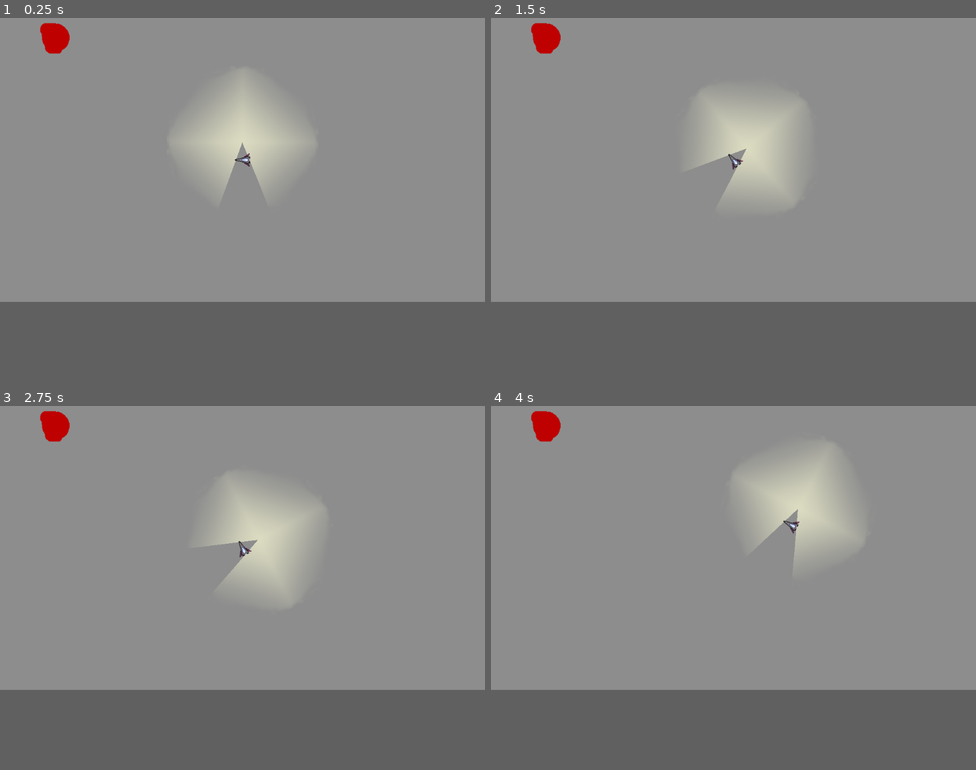
Above: before the commit, frames 1-4 (two rows, left to right).
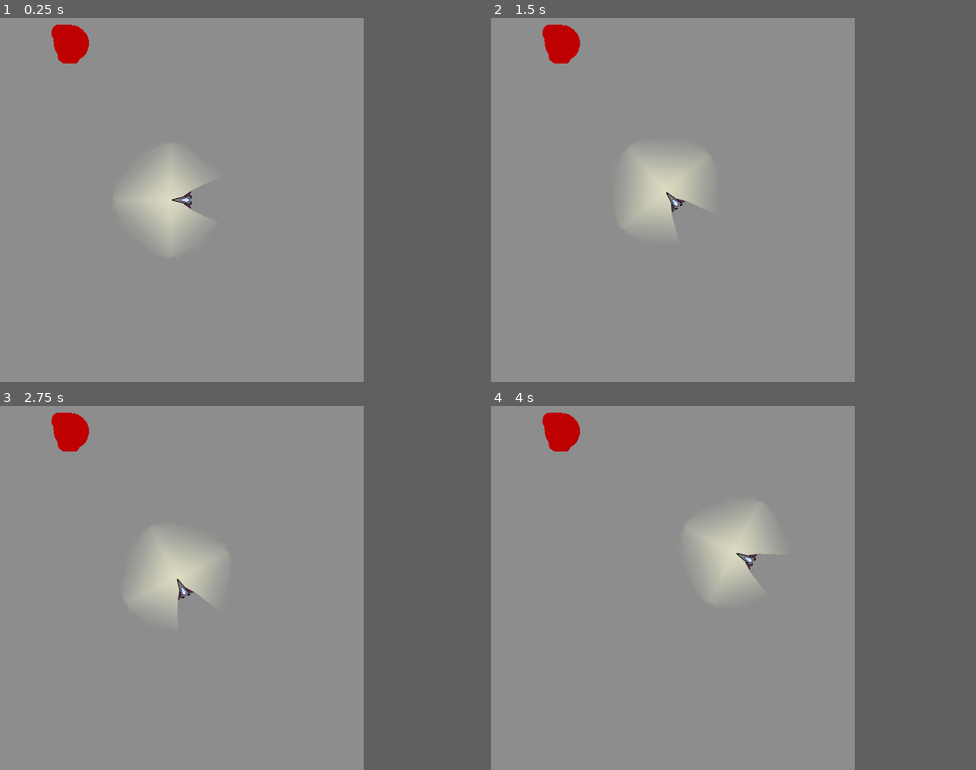
Above: after the commit, the same moments.

Repository: DevelopedAphid/Space-Exploration
Game: Godot game, scene res://Main.tscn
The game is run twice, just before and just after one commit, with the same random seed, the same clock (stepped at 60 frames per second) and the same inputs.
Inputs:
- Up to frame 1 (0.25 s): no input
- Up to frame 2 (1.5 s): tap Enter at 0.5 s; hold Right (ui_right) 0.53-1.28 s; hold Left (ui_left) from 1.28 s (still down)
- Up to frame 3 (2.75 s): release Left (ui_left) at 2.03 s; hold Right (ui_right) from 2.03 s (still down)
- Up to frame 4 (4 s): release Right (ui_right) at 2.78 s; hold Up (ui_up) 2.78-3.53 s; hold Left (ui_left) from 3.53 s (still down)
The window is 800x468 before the commit and 600x600 after it. Grey fills any space a smaller window leaves; there, only what the larger window draws over its background counts as a difference.

The runs differ from the first frame. In frame 1, 7.6% of the frame differs, in the area x 8-64%, y 1-65%; in frame 2, 7.7%; in frame 3, 7.9%, in the area x 8-66%, y 1-58%; in frame 4, 7.3%.

Commit message:
Fixes ship rotation

Diff:
--- a/Main.tscn
+++ b/Main.tscn
@@ -6,10 +6,10 @@
 [ext_resource path="res://art/ship_light.png" type="Texture" id=4]
 [ext_resource path="res://art/light_blocker.png" type="Texture" id=5]
 
+[sub_resource type="OccluderPolygon2D" id=1]
+polygon = PoolVector2Array( -6.25, 1.875, -17, 16.375, 16, 16.625, 5.75, 1.875, -0.375, -18.625 )
+
 [sub_resource type="OccluderPolygon2D" id=2]
-polygon = PoolVector2Array( 36.875, -0.375, -36.625, -27.125, -22.5, 1, -35.125, 29.25 )
-
-[sub_resource type="OccluderPolygon2D" id=1]
 polygon = PoolVector2Array( 211.801, 107.858, 235.634, 107.623, 250.972, 114.23, 263.006, 129.332, 261.354, 154.816, 243.421, 171.806, 221.24, 172.042, 213.453, 163.075, 208.025, 145.377, 201.418, 124.14, 204.722, 110.69 )
 
 [node name="Main" type="Node2D"]
@@ -26,19 +26,20 @@
 texture = ExtResource( 2 )
 
 [node name="CollisionPolygon2D" type="CollisionPolygon2D" parent="Player"]
-polygon = PoolVector2Array( -34.3039, 28.3572, 36.2517, -0.30603, -36.5087, -26.7644, -22.3346, 0.953896 )
+polygon = PoolVector2Array( -5.875, 1.875, -16.25, 16.25, 16.125, 16.25, 6.25, 1.875, 0, -18.75 )
 
 [node name="Light2D" type="Light2D" parent="Player"]
-position = Vector2( 38, 0 )
+position = Vector2( 0, -19.25 )
 rotation = -1.5708
 texture = ExtResource( 4 )
-texture_scale = 5.0
+texture_scale = 3.0
 color = Color( 0.984314, 0.984314, 0.658824, 1 )
 energy = 0.75
 shadow_enabled = true
 
 [node name="LightOccluder2D" type="LightOccluder2D" parent="Player"]
-occluder = SubResource( 2 )
+position = Vector2( 0.375, -0.125 )
+occluder = SubResource( 1 )
 
 [node name="LightBlocker" type="Area2D" parent="."]
 
--- a/project.godot
+++ b/project.godot
@@ -19,6 +19,10 @@
 run/main_scene="res://Main.tscn"
 config/icon="res://icon.png"
 
+[display]
+
+window/size/width=600
+
 [rendering]
 
 environment/default_environment="res://default_env.tres"
Not shown: 1 places in Main.tscn that only renumber resources
Not shown, added: art/laser.png.import
Not shown, added: art/ship_exhaust.png.import
